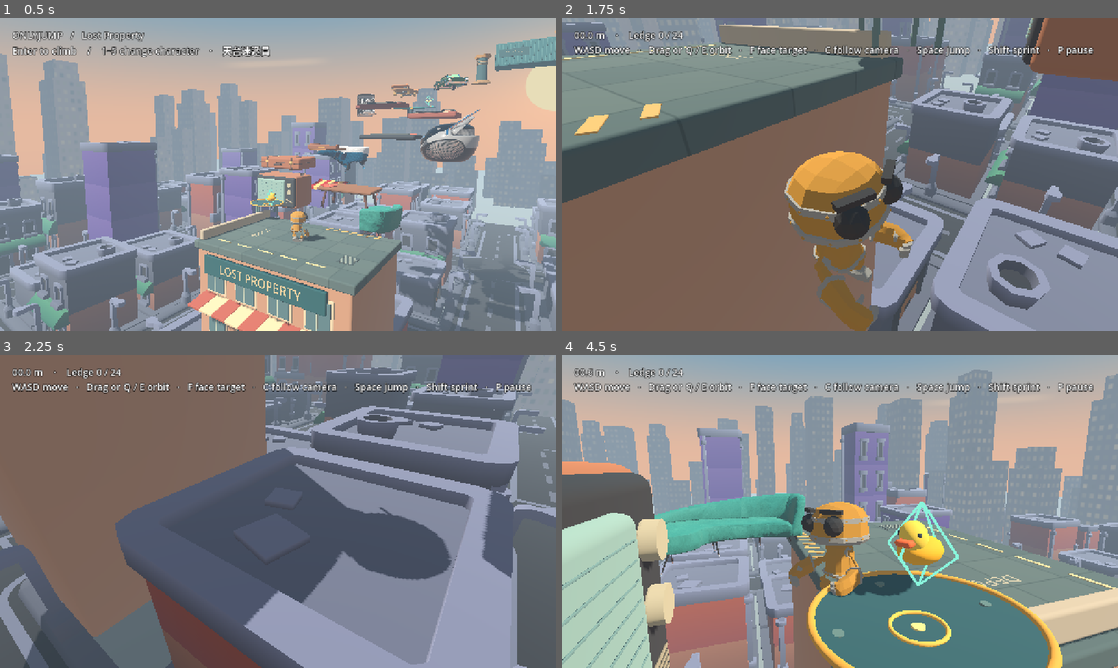
Above: before the commit, frames 1-4 (two rows, left to right).
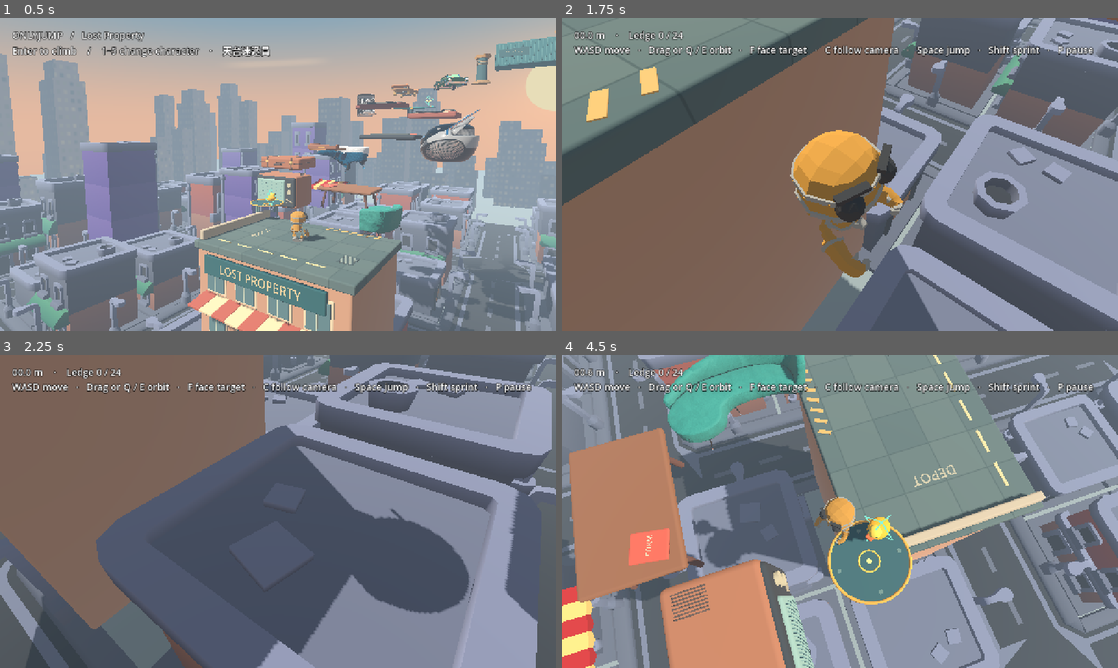
Above: after the commit, the same moments.

Repository: penny323mo/OnlyJump
Game: Godot game, scene res://game/summit.tscn
Same seed, same stepped clock (60 frames per second), same inputs: the game is played once before the commit and once after it.
Inputs (mouse positions are in pixels of both pictures, inside the frame that each line leads up to):
- Up to frame 1 (0.5 s): no input
- Up to frame 2 (1.75 s): tap Enter at 0.5, 0.6 s; move the mouse to (812, 237) at 0.52 s; hold W 0.53-1.25 s; click (812, 237) at 0.67 s; tap Space at 0.77 s; drag from (1006, 221) to (812, 237) at 1.27 s
- Up to frame 3 (2.25 s): move the mouse to (111, 464) at 2.02 s; hold A from 2.03 s (still down); tap 5 at 2.1 s
- Up to frame 4 (4.5 s): release A at 2.75 s; drag from (867, 511) to (673, 464) at 2.77 s; move the mouse to (756, 433) at 3.52 s; hold S 3.53-4.25 s; tap C at 3.6 s; tap Space at 3.77 s; drag from (962, 495) to (756, 433) at 4.27 s

Frame 1 is identical in both runs. In frame 2, 49% of the frame differs, in the area x 0-100%, y 0-100%; in frame 3, 32%; in frame 4, 83%.

Commit message:
Keep the orbit camera clear of furniture from head to landing
A head-height camera boom cropped the shoes against high sofa backs and missed thin overhangs between its rays. Sweep the climber's height and keep the requested heading while framing close obstacles.

Diff:
--- a/game/ascent.gd
+++ b/game/ascent.gd
@@ -3,6 +3,8 @@
 const Islands = preload("res://game/islands.gd")
 const Climber = preload("res://game/climber.gd")
 const SKY_SHADER = preload("res://game/sky.gdshader")
+const CAMERA_REACH := 6.8
+const FULL_BODY_DISTANCE := 2.65
 const SOUNDS = [preload("res://audio/lift.wav"),preload("res://audio/land.wav"),preload("res://audio/summit.wav")]
 var art := Islands.new()
 var player := Climber.new()
@@ -24,7 +26,9 @@
 var stick := Vector2.ZERO
 var camera_yaw := 0.0
 var camera_pitch := deg_to_rad(24.0)
-var camera_distance := 6.8
+var camera_distance := CAMERA_REACH
+var camera_pitch_offset := 0.0
+var camera_sweep := PhysicsShapeQueryParameters3D.new()
 var follow_camera := true
 var show_route_ring := false
 var show_landing_guide := true
@@ -82,6 +86,10 @@
 	add_child(landing_guide)
 	add_child(player)
 	player.build(art)
+	var column := BoxShape3D.new()
+	column.size = Vector3(.30,player.BODY_HEIGHT+.06,.30)
+	camera_sweep.shape = column
+	camera_sweep.exclude = [player.get_rid()]
 	player.landed.connect(on_landing)
 	player.jumped.connect(on_jump)
 	add_child(camera)
@@ -397,35 +405,74 @@
 	camera_pitch = deg_to_rad(26)
 	if player.is_on_floor(): player.aim = direction
 
+func boom_clearance(back: Vector3) -> float:
+	camera_sweep.motion = back*CAMERA_REACH
+	var travel := get_world_3d().direct_space_state.cast_motion(camera_sweep)
+	if travel[0] >= 1.: return CAMERA_REACH
+	return maxf(.42,travel[0]*CAMERA_REACH-.12)
+
 func game_camera(delta: float, snap := false) -> void:
-	camera.fov = 59
+	const MIN_DISTANCE := 1.95
+	const LOW := deg_to_rad(3.)
+	const HIGH := deg_to_rad(78.)
 	var pivot := player.position+Vector3.UP*1.08
-	var back := Vector3(sin(camera_yaw)*cos(camera_pitch),sin(camera_pitch),cos(camera_yaw)*cos(camera_pitch))
-	var right := Vector3(cos(camera_yaw),0,-sin(camera_yaw))
-	var safe_distance := 6.8
-	var query := PhysicsRayQueryParameters3D.new()
-	query.exclude = [player.get_rid()]
-	query.hit_back_faces = true
-	var space := get_world_3d().direct_space_state
-	for side in [-0.18,0.0,0.18]:
-		query.from = pivot+right*side
-		query.to = query.from+back*6.8
-		var hit := space.intersect_ray(query)
-		if not hit.is_empty():
-			safe_distance = minf(safe_distance,maxf(0.42,query.from.distance_to(hit.position)-0.20))
-	# A low foreground prop can hide the landing even when the head is clear.
-	query.from = player.position+Vector3.UP*.12
-	query.to = pivot+back*safe_distance
-	var obstruction:=space.intersect_ray(query)
-	if not obstruction.is_empty():
-		var fraction:=query.from.distance_to(obstruction.position)/query.from.distance_to(query.to)
-		safe_distance=maxf(.42,safe_distance*fraction-.20)
-	if snap or safe_distance < camera_distance:
-		camera_distance = safe_distance
+	var horizontal := Vector3(sin(camera_yaw),0,cos(camera_yaw))
+	var axis := horizontal.cross(Vector3.UP)
+	# The column starts just above the sole and includes the head. Sweeping
+	# its volume catches rails and board edges at any height in between.
+	camera_sweep.transform.origin = player.position+Vector3.UP*(.09+player.BODY_HEIGHT*.5)
+	var pitch := camera_pitch
+	var back := horizontal.rotated(axis,pitch)
+	var distance := boom_clearance(back)
+	for limit: float in [HIGH,LOW]:
+		var candidate_pitch := camera_pitch
+		while distance < FULL_BODY_DISTANCE and not is_equal_approx(candidate_pitch,limit):
+			candidate_pitch = move_toward(candidate_pitch,limit,deg_to_rad(8))
+			var candidate := horizontal.rotated(axis,candidate_pitch)
+			var clearance := boom_clearance(candidate)
+			# Under a low ceiling there may be more room below the obstacle.
+			if clearance >= FULL_BODY_DISTANCE or clearance > distance+.08:
+				pitch = candidate_pitch
+				back = candidate
+				distance = clearance
+
+	var offset := pitch-camera_pitch
+	if not snap and not is_equal_approx(camera_pitch_offset,offset):
+		var rate := 3.5 if absf(offset)>absf(camera_pitch_offset) else 1.4
+		var eased := move_toward(camera_pitch_offset,offset,rate*delta)
+		eased = clampf(eased,LOW-camera_pitch,HIGH-camera_pitch)
+		var direction := horizontal.rotated(axis,camera_pitch+eased)
+		var clearance := boom_clearance(direction)
+		# Ease through open space. Cross a lip immediately if an intermediate
+		# angle would push the eye into the climber.
+		if clearance >= minf(MIN_DISTANCE,distance):
+			offset = eased
+			back = direction
+			distance = clearance
+	camera_pitch_offset = offset
+	if snap or distance < camera_distance:
+		camera_distance = distance
 	else:
-		camera_distance = lerpf(camera_distance,safe_distance,1.0-exp(-7*delta))
+		var eased := lerpf(camera_distance,distance,1.-exp(-7.*delta))
+		camera_distance = maxf(minf(distance,MIN_DISTANCE),eased)
 	camera.position = pivot+back*camera_distance
-	camera.look_at(pivot,Vector3.UP)
+	frame_climber(back,delta,snap)
+
+func frame_climber(back: Vector3, delta: float, snap: bool) -> void:
+	var framing := -back
+	var field_of_view := 59.
+	if camera_distance < FULL_BODY_DISTANCE:
+		var feet := camera.position.direction_to(player.position)
+		var head := camera.position.direction_to(player.position+Vector3.UP*(player.BODY_HEIGHT+.12))
+		var middle := (feet+head).normalized()
+		framing = framing.slerp(middle,1.-smoothstep(1.65,FULL_BODY_DISTANCE,camera_distance))
+		var span := 2.*maxf(framing.angle_to(feet),framing.angle_to(head))
+		field_of_view = clampf(rad_to_deg(span)+5.,59.,78.)
+	if snap or field_of_view > camera.fov:
+		camera.fov = field_of_view
+	else:
+		camera.fov = move_toward(camera.fov,field_of_view,delta*60.)
+	camera.look_at(camera.position+framing,Vector3.UP)
 
 func _process(delta: float) -> void:
 	if phase == "intro":
--- /dev/null
+++ b/tests/camera.gd
@@ -0,0 +1,60 @@
+extends "res://tests/branches.gd"
+
+func visible_climber() -> bool:
+	var size:=game.get_viewport().get_visible_rect().size
+	var space:=game.get_world_3d().direct_space_state
+	for height: float in [.06,.12,.65,1.12,game.player.BODY_HEIGHT+.10]:
+		var target:=game.player.position+Vector3.UP*height
+		var pixel:=game.camera.unproject_position(target)/size
+		if not game.camera.is_position_in_frustum(target) or pixel.y<.03 or pixel.y>.97:return false
+		var ray:=PhysicsRayQueryParameters3D.create(game.camera.position,target)
+		ray.exclude=[game.player.get_rid()]
+		if not space.intersect_ray(ray).is_empty():return false
+	return true
+
+func check_orbit(id: int) -> bool:
+	await start_on(id)
+	game.camera_pitch=deg_to_rad(10)
+	game.game_camera(1.,true)
+	for tick in 240:
+		game.web_command(["look",-TAU/(3.55*240),0])
+		await frames(1)
+		var offset:=game.camera.position-game.player.position
+		var facing:=Vector2(offset.x,offset.z).normalized()
+		var requested:=Vector2(sin(game.camera_yaw),cos(game.camera_yaw))
+		if not check(facing.dot(requested)>.999 and visible_climber(),"clear view while turning on "+game.art.stop_name(id)):return false
+	return true
+
+func run() -> void:
+	game=Game.new()
+	root.add_child(game)
+	game.best=100
+	game.follow_camera=false
+	game.muted=true
+	var samples:=0
+	var failures:=0
+	for id: int in range(Land.ROUTE.size())+B.STOPS.keys():
+		await start_on(id)
+		if not check(game.player.is_on_floor(),"camera fixture has support"):return
+		for pitch: float in [9.,10.,24.,48.,72.]:
+			for heading in 24:
+				game.camera_pitch=deg_to_rad(pitch)
+				game.camera_yaw=TAU*heading/24
+				game.game_camera(1.,true)
+				samples+=1
+				if not visible_climber():
+					failures+=1
+					if failures<=5: print("blocked at ",game.art.stop_name(id)," pitch ",pitch," heading ",heading*15)
+	if not check(failures==0,"%d of %d camera views crop or hide the climber" % [failures,samples]):return
+	print("PASS camera orbit keeps head, body and feet visible in ",samples," views")
+	for id: int in [1,7,10,13,B.AWNING,B.FAN,B.SHEET,B.COIL]:
+		if not await check_orbit(id):return
+	game.orbit(.25,1.)
+	await frames(2)
+	if not check(is_equal_approx(rad_to_deg(game.camera_pitch),72.),"manual tilt remains available after obstacle avoidance"):return
+	game.start_run()
+	await frames(5)
+	if not check(is_zero_approx(game.camera_pitch_offset) and is_equal_approx(game.camera.fov,59.),"open rooftop restores normal camera"):return
+	print("PASS continuous orbit keeps manual heading and a clear view on eight objects")
+	game.free()
+	quit()
